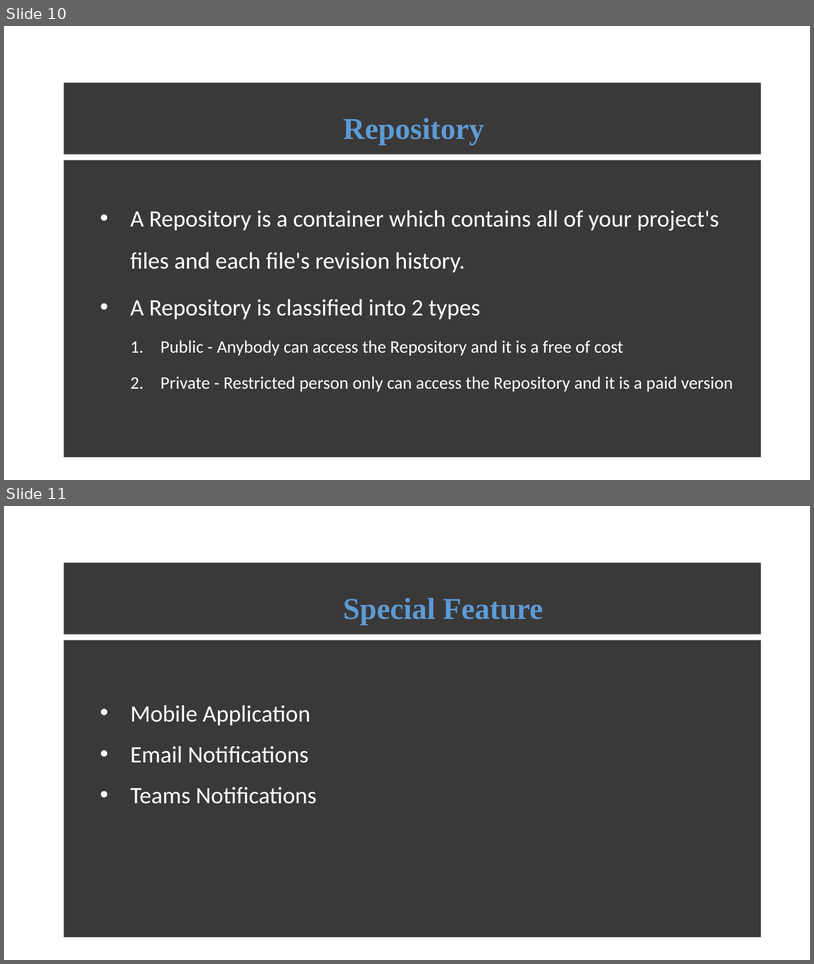
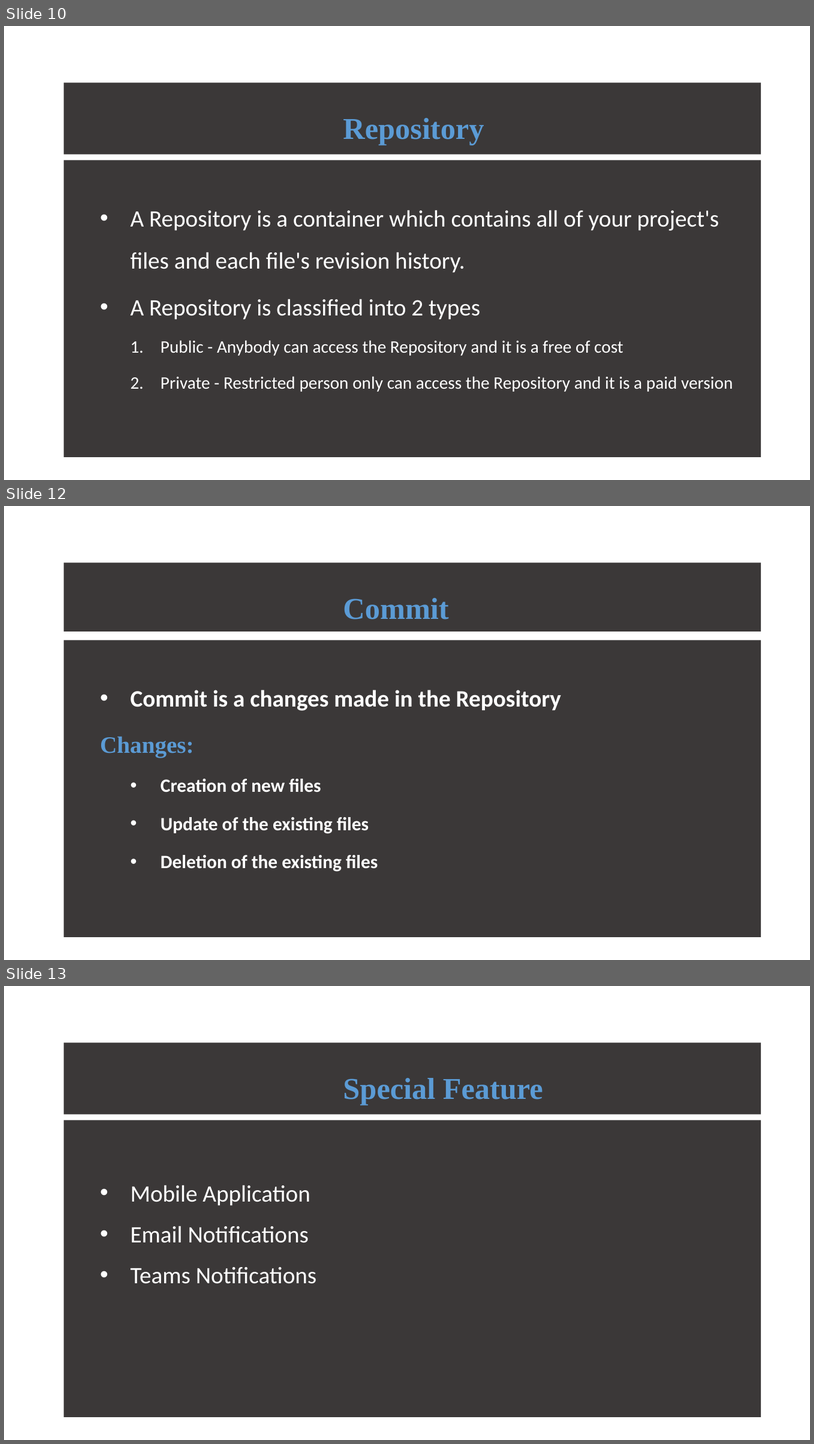
Before and after one commit to ATE186-Murali/PPT, a slide deck: GitHub.pptx. Shown one above the other, each under a label of ours: slides 10 and 11 before the commit, slides 10, 12 and 13 after it; the slides between them are not shown. The pictures are 814x964 and 814x1444 pixels, drawn with LibreOffice and Linux fonts; fonts in the diff are those of the drawing. Boxes give left, top, right and bottom in pixels: in the first picture for what was removed or moved away, otherwise in the second. Text is boxed around its words. In the diff, an @@ line names an element or a change of style, - is before the commit and + after.

```diff
--- a/GitHub.pptx
+++ b/GitHub.pptx
@@ slide 12 added at bbox=[4, 506, 810, 960], background #FFFFFF @@
@@ rectangle added at bbox=[64, 563, 761, 632], fill #3B3838, 36 pt, text #5B9BD5, bold @@
+Commit
@@ subtitle added at bbox=[64, 640, 761, 937], fill #3B3838, 22.4 pt, text #FFFFFF, bold @@
+  • Commit is a changes made in the Repository
+  Changes:
+      • Creation of new files
+      • Update of the existing files
+      • Deletion of the existing files
@@ title added at bbox=[393, 690, 422, 706], 60 pt, text #000000 @@
+A
@@ what was slide 11 is now slide 13 @@
```
Also in this commit, not shown: 1 other slide added.
